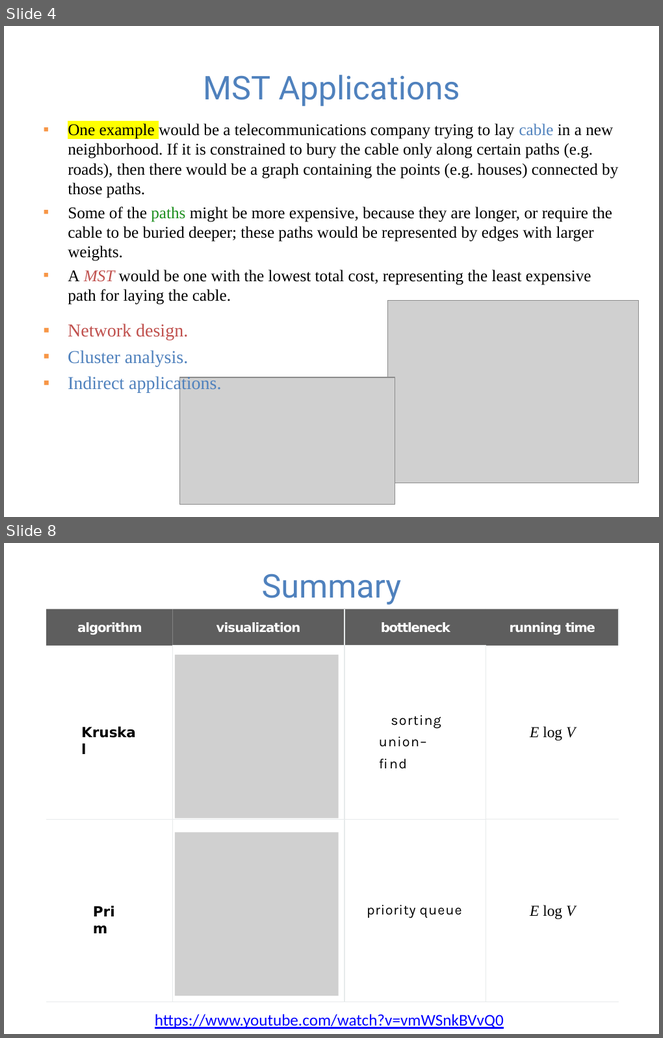
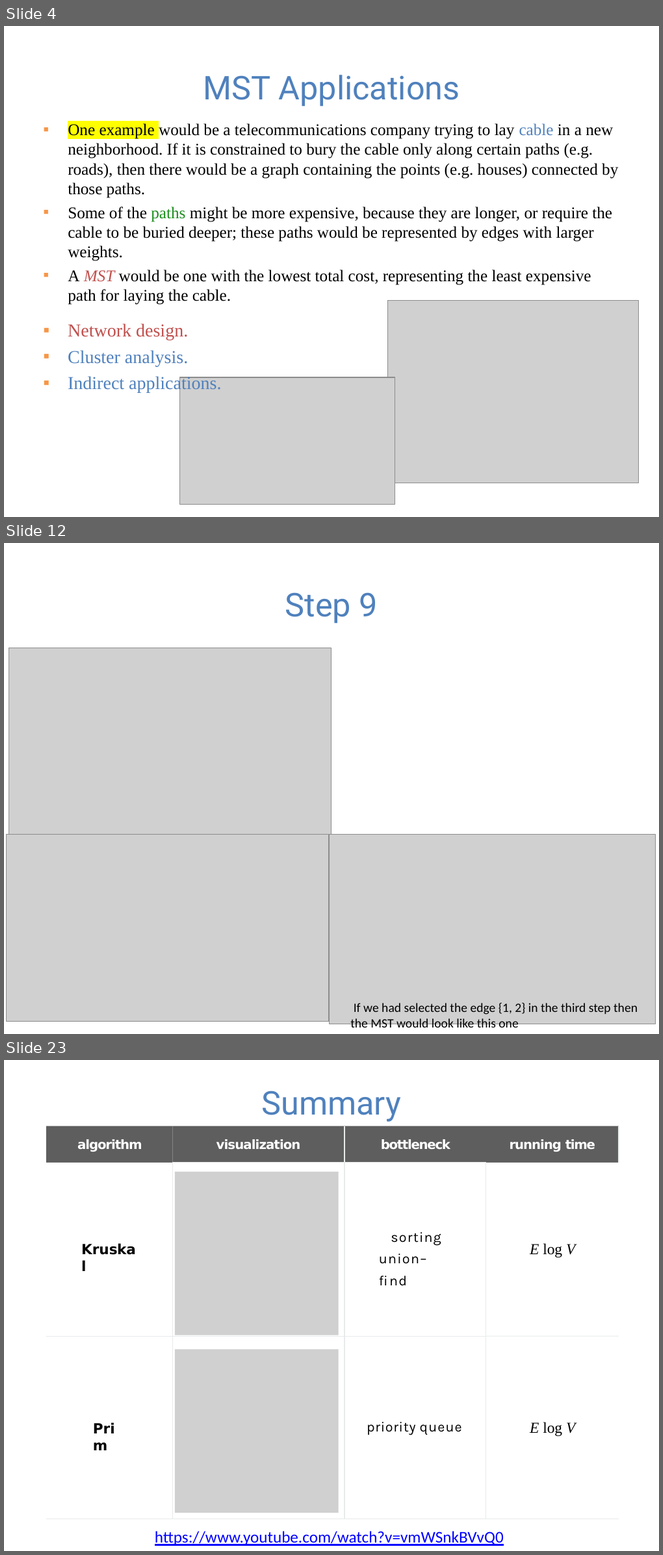
Before and after one commit to guhofstra/CSC111Fa25, a slide deck: PPTs/Lecture 12-minimum spanning trees.pptx. Shown one above the other, each under a label of ours: slides 4 and 8 before the commit, slides 4, 12 and 23 after it; the slides between them are not shown. The pictures are 663x1038 and 663x1555 pixels, drawn with LibreOffice and Linux fonts; fonts in the diff are those of the drawing; grey boxes stand for pictures. Boxes give left, top, right and bottom in pixels: in the first picture for what was removed or moved away, otherwise in the second. Text is boxed around its words. In the diff, an @@ line names an element or a change of style, - is before the commit and + after.

```diff
--- a/PPTs/Lecture 12-minimum spanning trees.pptx
+++ b/PPTs/Lecture 12-minimum spanning trees.pptx
@@ slide 12 added at bbox=[4, 543, 659, 1034], background #FFFFFF @@
@@ text added at bbox=[285, 592, 378, 624], 36 pt, text #4F81BD @@
+Step 9
@@ picture added at bbox=[9, 648, 331, 835] @@
@@ picture added at bbox=[7, 835, 329, 1021] @@
@@ picture added at bbox=[329, 835, 656, 1024] @@
@@ text added at bbox=[350, 1003, 638, 1032], 14 pt, text #000000 @@
+If we had selected the edge {1, 2} in the third step then the MST would look like this one
@@ what was slide 8 is now slide 23 @@
```
Also in this commit, not shown: 4 slides changed, 15 other slides added, 3 other files.
